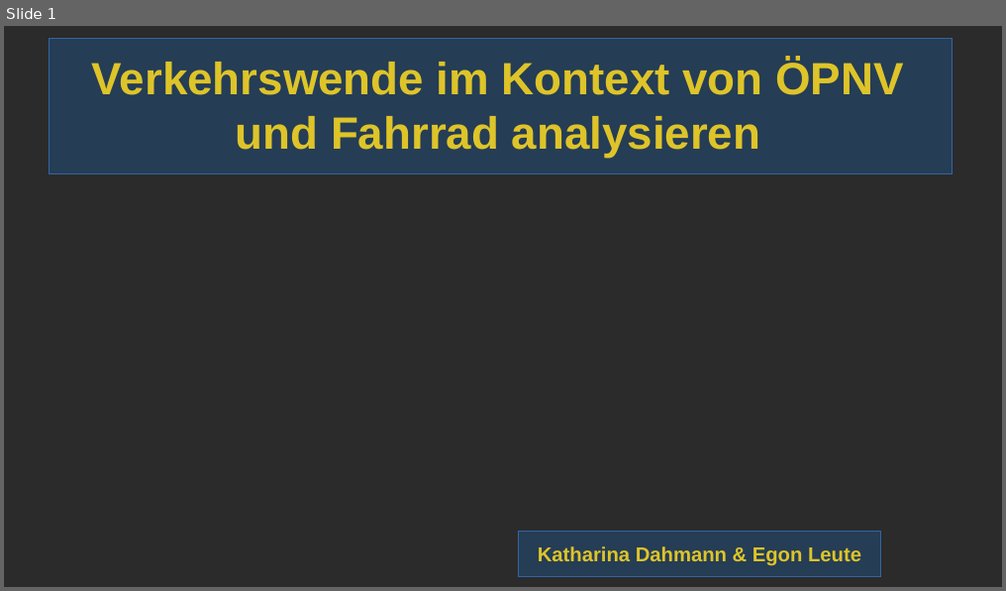
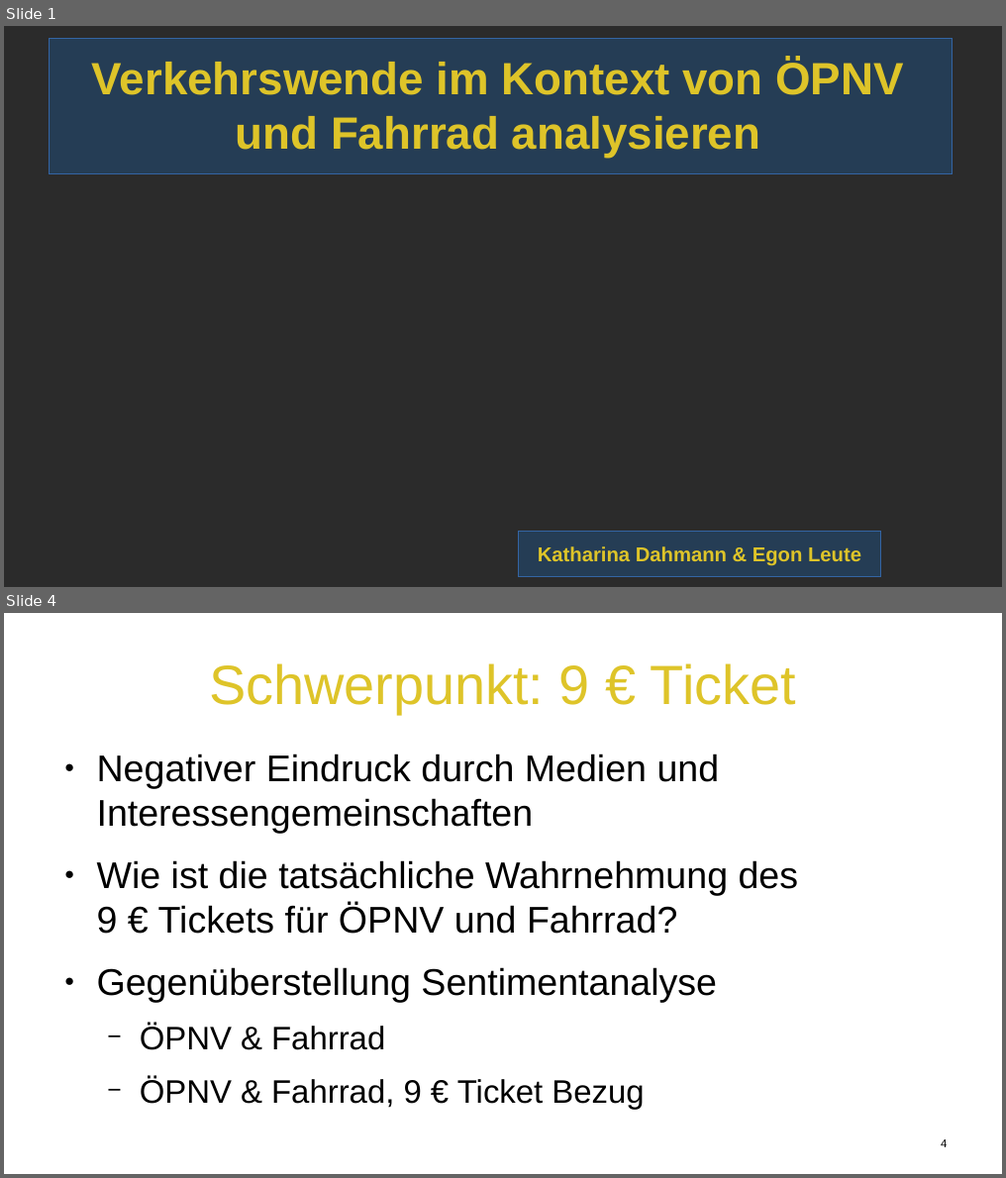
Before and after one commit to ohneBohne/Data_Challenges, a slide deck: EVP.odp. Shown one above the other, each under a label of ours: slide 1 before the commit, slides 1 and 4 after it; the slides between them are not shown. The pictures are 1006x591 and 1006x1178 pixels, drawn with LibreOffice and Linux fonts; fonts in the diff are those of the drawing; background and template pictures are left out; a plain dark background stands for a picture behind light text. Boxes give left, top, right and bottom in pixels: in the first picture for what was removed or moved away, otherwise in the second. Text is boxed around its words. In the diff, an @@ line names an element or a change of style, - is before the commit and + after.

Commit message:
Sentiment Analyse hinzugefügt und Folien aktualisiert

```diff
--- a/EVP.odp
+++ b/EVP.odp
@@ slide 4 added at [4,613,1002,1174], background picture (left out) @@
@@ title added at [209,663,796,714], 44 pt, text #DEC429 @@
+Schwerpunkt: 9 € Ticket
@@ text added at [97,754,799,1110], 29.6 pt, text #000000 @@
+● Negativer Eindruck durch Medien und Interessengemeinschaften
+● Wie ist die tatsächliche Wahrnehmung des
+  9 € Tickets für ÖPNV und Fahrrad?
+● Gegenüberstellung Sentimentanalyse
+  − ÖPNV & Fahrrad
+  − ÖPNV & Fahrrad, 9 € Ticket Bezug
@@ page number added at [941,1140,946,1148], 9 pt, text #000000 @@
+4
```
Also in this commit, not shown: 3 slides changed, 1 other slide added, 2 slides removed, 10 other files.
